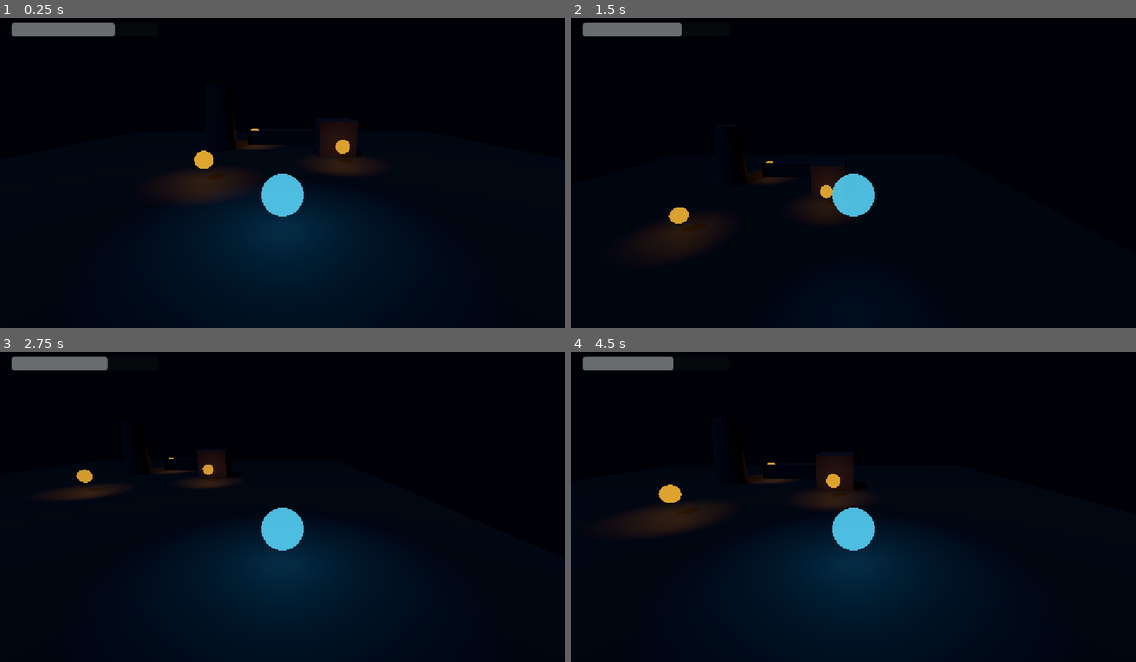
Above: before the commit, frames 1-4 (two rows, left to right).
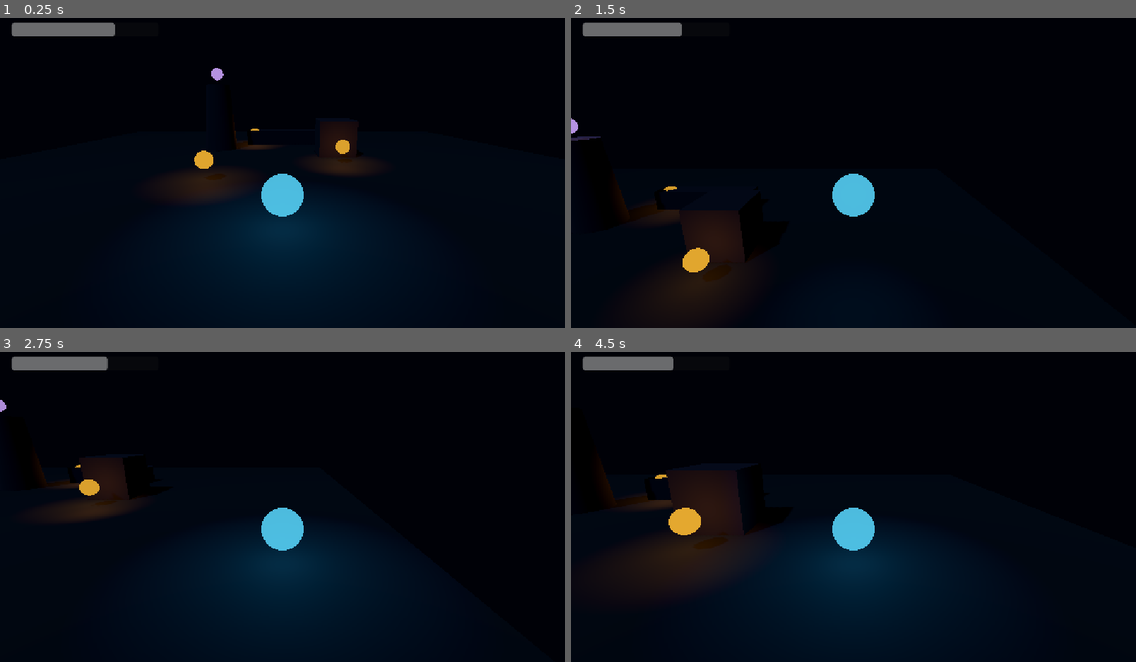
Above: after the commit, the same moments.

Repository: Snow-shino/GMTK2026
Game: Godot game, scene res://main.tscn
Two runs of this game, one before a commit and one after it. Both use one fixed random seed, a clock stepped at 60 frames per second and the inputs below.
Inputs:
- Up to frame 1 (0.25 s): no input
- Up to frame 2 (1.5 s): tap Enter at 0.5 s; hold D (move_right) 0.53-1.28 s; tap Shift (dash, bound only after the commit) at 0.6, 1.35 s; tap Space (jump) at 0.77 s; hold S (move_backward) from 1.28 s (still down)
- Up to frame 3 (2.75 s): tap Space (jump) at 1.52 s; release S (move_backward) at 2.03 s; hold D (move_right) from 2.03 s (still down); tap Shift (dash, bound only after the commit) at 2.1 s
- Up to frame 4 (4.5 s): release D (move_right) at 2.78 s; hold W (move_forward) 2.78-3.53 s; tap Shift (dash, bound only after the commit) at 2.85, 3.6, 4.35 s; tap Space (jump) at 3.02, 3.77 s; hold A (move_left) from 3.53 s (still down)

The runs differ from the first frame. In frame 1, less than 0.1% of the frame differs, in the area x 37-40%, y 16-21%; in frame 2, 4.3%; in frame 3, 2.3%; in frame 4, 6.5%, in the area x 5-52%, y 33-76%.

Commit message:
Adding Dash and Dash Collectible
Adding Dash and Dash Collectible

Diff:
--- a/gmtk-26/main.tscn
+++ b/gmtk-26/main.tscn
@@ -3,7 +3,9 @@
 [ext_resource type="Script" uid="uid://cdbtwsvvw87yd" path="res://scripts/test_level.gd" id="1_level"]
 [ext_resource type="PackedScene" uid="uid://cmwl5h4dv8abx" path="res://scenes/player.tscn" id="2_player"]
 [ext_resource type="PackedScene" path="res://scenes/life_collectible.tscn" id="3_collectible"]
+[ext_resource type="PackedScene" uid="uid://bhb6wmbfr3n3o" path="res://scenes/dash_collectible.tscn" id="4_7mycd"]
 [ext_resource type="PackedScene" path="res://scenes/life_hud.tscn" id="4_hud"]
+[ext_resource type="Script" uid="uid://b8je4ohjf8jt7" path="res://scripts/dash_collectible.gd" id="5_272bh"]
 
 [sub_resource type="Environment" id="Environment_forest"]
 background_mode = 1
@@ -111,4 +113,8 @@
 transform = Transform3D(1, 0, 0, 0, 1, 0, 0, 0, 1, -2, 0.8, -7)
 restore_amount = 50.0
 
+[node name="DashCollectible" parent="." unique_id=1621690256 instance=ExtResource("4_7mycd")]
+transform = Transform3D(1, 0, 0, 0, 1, 0, 0, 0, 1, -3.9113016, 4.5837035, -4.6090474)
+script = ExtResource("5_272bh")
+
 [node name="LifeHUD" parent="." unique_id=198672142 instance=ExtResource("4_hud")]
--- a/gmtk-26/project.godot
+++ b/gmtk-26/project.godot
@@ -11,9 +11,9 @@
 [application]
 
 config/name="GMTK26"
+run/main_scene="res://main.tscn"
 config/features=PackedStringArray("4.7", "GL Compatibility")
 config/icon="res://icon.svg"
-run/main_scene="res://main.tscn"
 
 [display]
 
@@ -24,23 +24,33 @@
 
 move_left={
 "deadzone": 0.5,
-"events": [Object(InputEventKey,"physical_keycode":65)]
+"events": [Object(InputEventKey,"resource_local_to_scene":false,"resource_name":"","device":16,"window_id":0,"alt_pressed":false,"shift_pressed":false,"ctrl_pressed":false,"meta_pressed":false,"pressed":false,"keycode":0,"physical_keycode":65,"key_label":0,"unicode":0,"location":0,"echo":false,"script":null)
+]
 }
 move_right={
 "deadzone": 0.5,
-"events": [Object(InputEventKey,"physical_keycode":68)]
+"events": [Object(InputEventKey,"resource_local_to_scene":false,"resource_name":"","device":16,"window_id":0,"alt_pressed":false,"shift_pressed":false,"ctrl_pressed":false,"meta_pressed":false,"pressed":false,"keycode":0,"physical_keycode":68,"key_label":0,"unicode":0,"location":0,"echo":false,"script":null)
+]
 }
 move_forward={
 "deadzone": 0.5,
-"events": [Object(InputEventKey,"physical_keycode":87)]
+"events": [Object(InputEventKey,"resource_local_to_scene":false,"resource_name":"","device":16,"window_id":0,"alt_pressed":false,"shift_pressed":false,"ctrl_pressed":false,"meta_pressed":false,"pressed":false,"keycode":0,"physical_keycode":87,"key_label":0,"unicode":0,"location":0,"echo":false,"script":null)
+]
 }
 move_backward={
 "deadzone": 0.5,
-"events": [Object(InputEventKey,"physical_keycode":83)]
+"events": [Object(InputEventKey,"resource_local_to_scene":false,"resource_name":"","device":16,"window_id":0,"alt_pressed":false,"shift_pressed":false,"ctrl_pressed":false,"meta_pressed":false,"pressed":false,"keycode":0,"physical_keycode":83,"key_label":0,"unicode":0,"location":0,"echo":false,"script":null)
+]
 }
 jump={
 "deadzone": 0.5,
-"events": [Object(InputEventKey,"physical_keycode":32)]
+"events": [Object(InputEventKey,"resource_local_to_scene":false,"resource_name":"","device":16,"window_id":0,"alt_pressed":false,"shift_pressed":false,"ctrl_pressed":false,"meta_pressed":false,"pressed":false,"keycode":0,"physical_keycode":32,"key_label":0,"unicode":0,"location":0,"echo":false,"script":null)
+]
+}
+dash={
+"deadzone": 0.2,
+"events": [Object(InputEventKey,"resource_local_to_scene":false,"resource_name":"","device":-1,"window_id":0,"alt_pressed":false,"shift_pressed":false,"ctrl_pressed":false,"meta_pressed":false,"pressed":false,"keycode":0,"physical_keycode":4194325,"key_label":0,"unicode":0,"location":0,"echo":false,"script":null)
+]
 }
 
 [physics]
@@ -52,4 +62,3 @@
 rendering_device/driver.windows="d3d12"
 renderer/rendering_method="gl_compatibility"
 renderer/rendering_method.mobile="gl_compatibility"
-textures/default_filters/use_nearest_mipmap_filter=false
--- /dev/null
+++ b/gmtk-26/scenes/dash_collectible.tscn
@@ -0,0 +1,26 @@
+[gd_scene format=3 uid="uid://bhb6wmbfr3n3o"]
+
+[sub_resource type="SphereShape3D" id="SphereShape3D_u6idi"]
+radius = 0.75
+
+[sub_resource type="StandardMaterial3D" id="Material_collectible"]
+shading_mode = 0
+albedo_color = Color(0.80784315, 0.6509804, 1, 1)
+
+[sub_resource type="SphereMesh" id="SphereMesh_wdbi6"]
+material = SubResource("Material_collectible")
+radius = 0.35
+height = 0.7
+
+[node name="DashCollectible" type="Area3D" unique_id=1621690256]
+
+[node name="CollisionShape3D" type="CollisionShape3D" parent="." unique_id=1231726164]
+shape = SubResource("SphereShape3D_u6idi")
+
+[node name="MeshInstance3D" type="MeshInstance3D" parent="." unique_id=1744237204]
+mesh = SubResource("SphereMesh_wdbi6")
+
+[node name="OmniLight3D" type="OmniLight3D" parent="." unique_id=1695113081]
+light_color = Color(0.80784315, 0.6509804, 1, 1)
+light_energy = 1.5
+omni_range = 3.0
--- /dev/null
+++ b/gmtk-26/scripts/dash_collectible.gd
@@ -0,0 +1,29 @@
+class_name DashCollectible
+extends Area3D
+
+signal collected(collector: Node3D)
+@export_range(0.0, 1000.0, 0.1) var restore_amount: float = 20.0
+var _collected = false
+func _ready() -> void:
+	body_entered.connect(_on_body_entered)
+
+func _on_body_entered(body: Node3D) -> void:
+	if _collected or not body.is_in_group("player") or not body.has_method("dash"):
+		return
+
+	_collected = true
+	monitoring = false
+	set_deferred("monitorable", false)
+	for child in get_children():
+		if child is CollisionShape3D:
+			child.set_deferred("disabled", true)
+		elif child is VisualInstance3D:
+			child.hide()
+		# Give dash powerup
+
+	if "has_dash_powerup" in body:
+		body.has_dash_powerup = true
+
+	body.add_life(restore_amount)
+	collected.emit(body, restore_amount)
+	queue_free()
--- a/gmtk-26/scripts/wisp_player.gd
+++ b/gmtk-26/scripts/wisp_player.gd
@@ -10,13 +10,19 @@
 @export_range(0.1, 100.0, 0.1) var deceleration: float = 30.0
 @export_range(0.1, 30.0, 0.1) var rotation_speed: float = 10.0
 @export_range(0.1, 30.0, 0.1) var jump_velocity: float = 7.0
+@export_range(0.1, 1000.0, 0.1) var dash_speed: float = 25.0
+@export_range(0.1, 5.0, 0.1) var dash_duration: float = 0.5
+
+var has_dash_powerup := true
+var is_dashing := false
+var dash_velocity: Vector3 = Vector3.ZERO
+@export var dash_decay: float = 300.0
 
 @onready var camera: Camera3D = %Camera3D
 @onready var visual: Node3D = %Visual
 @onready var life: Node = %LifeComponent
 
 var _gravity: float = ProjectSettings.get_setting("physics/3d/default_gravity", 9.8)
-
 
 func _ready() -> void:
 	add_to_group("player")
@@ -30,6 +36,8 @@
 		velocity.y -= _gravity * delta
 	elif Input.is_action_just_pressed("jump"):
 		velocity.y = jump_velocity
+	elif Input.is_action_just_pressed("dash"):
+		dash()
 
 	var input_vector := Input.get_vector("move_left", "move_right", "move_forward", "move_backward")
 	var camera_forward := -camera.global_basis.z
@@ -79,6 +87,16 @@
 func _on_life_changed(current_life: float, max_life: float) -> void:
 	life_changed.emit(current_life, max_life)
 
+func dash() -> void:
+	if not has_dash_powerup:
+		return
+
+	has_dash_powerup = false
+
+	var dash_direction := -visual.global_basis.z
+
+	velocity.x = dash_direction.x * dash_speed
+	velocity.z = dash_direction.z * dash_speed
 
 func _on_life_depleted() -> void:
 	life_depleted.emit()
Not shown, added: gmtk-26/scripts/dash_collectible.gd.uid
